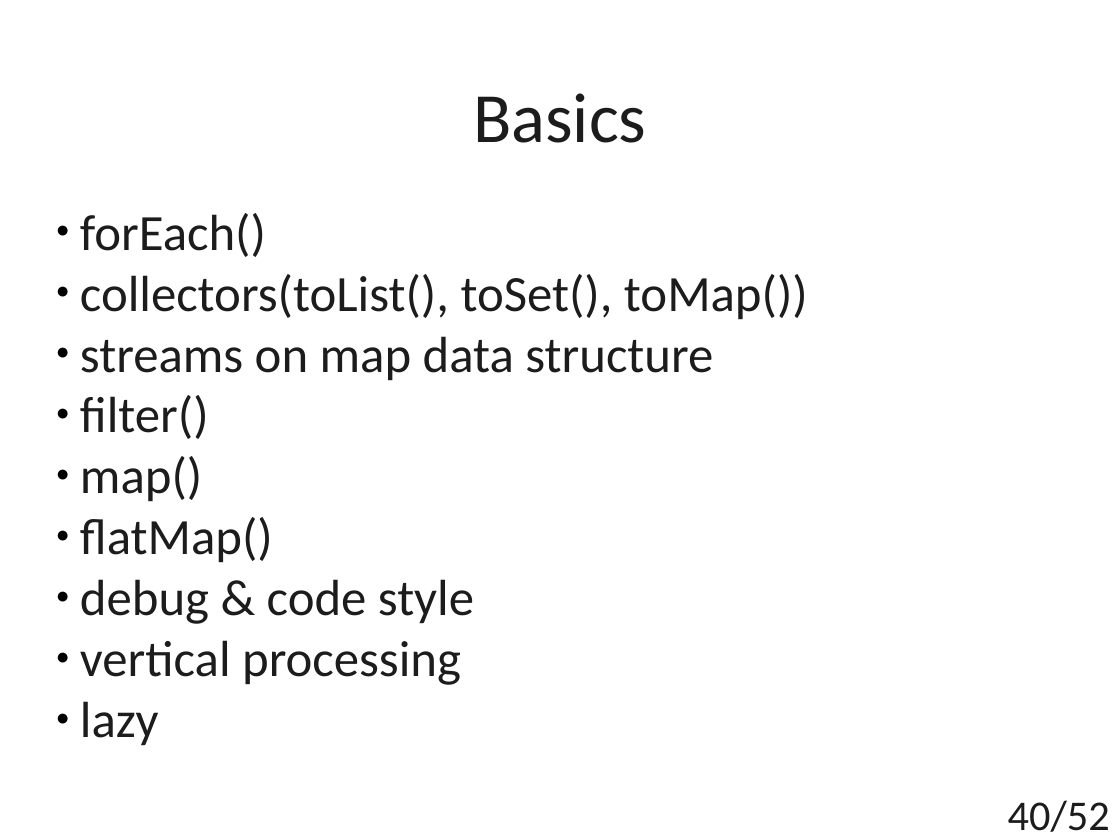
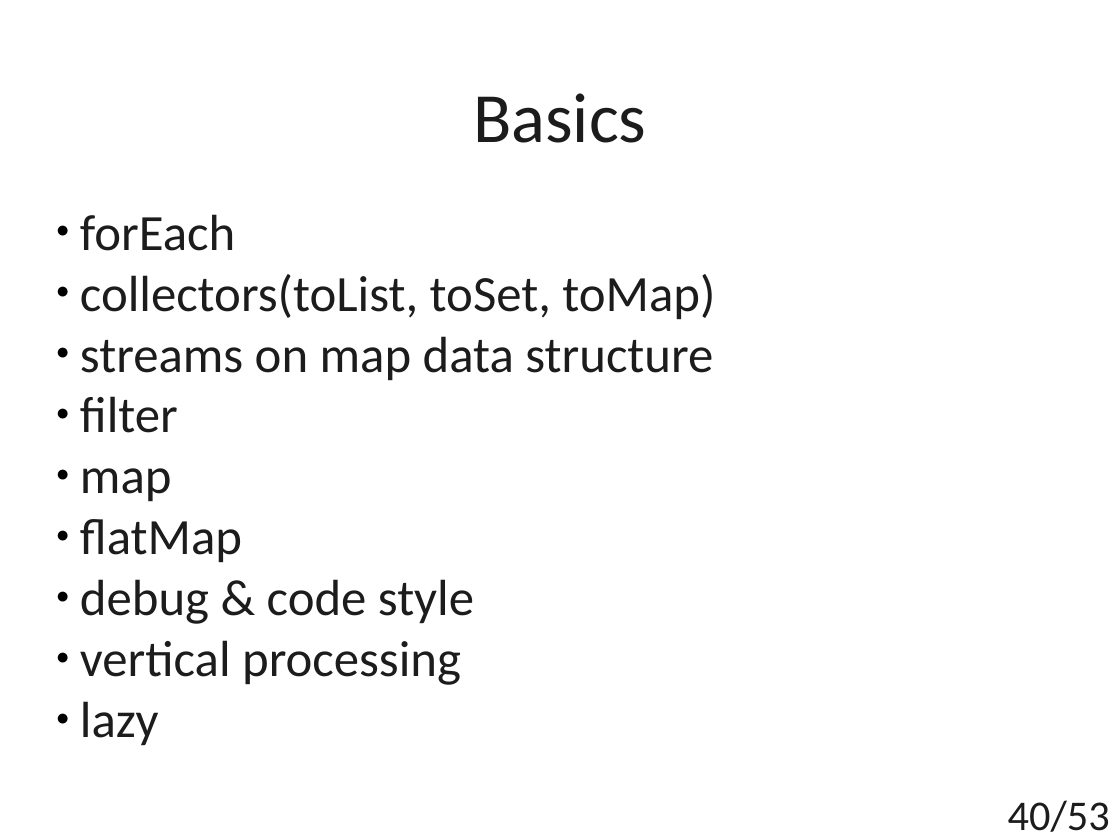
Before and after one commit to t4upl/java-streams-workshop, a slide deck: slide 40 of src/main/resources/editables/presentation.odp. Drawn at 1120x840 pixels with LibreOffice and Linux fonts; fonts in the diff are those of the drawing. Boxes give left, top, right and bottom in pixels: in the first picture for what was removed or moved away, otherwise in the second. Text is boxed around its words. In the diff, an @@ line names an element or a change of style, - is before the commit and + after.

```diff
--- a/src/main/resources/editables/presentation.odp
+++ b/src/main/resources/editables/presentation.odp
@@ subtitle at (80, 214, 715, 320): text changed @@
-● forEach()
-● collectors(toList(), toSet(), toMap())
+● forEach
+● collectors(toList, toSet, toMap)
@@ subtitle at (80, 396, 242, 563): text changed @@
-● filter()
-● map()
-● flatMap()
+● filter
+● map
+● flatMap
@@ page number at (1008, 800, 1110, 832): text changed @@
-40/52
+40/53
```
Also in this commit, not shown: 4 other slides changed, 1 slide added, 2 other files.
